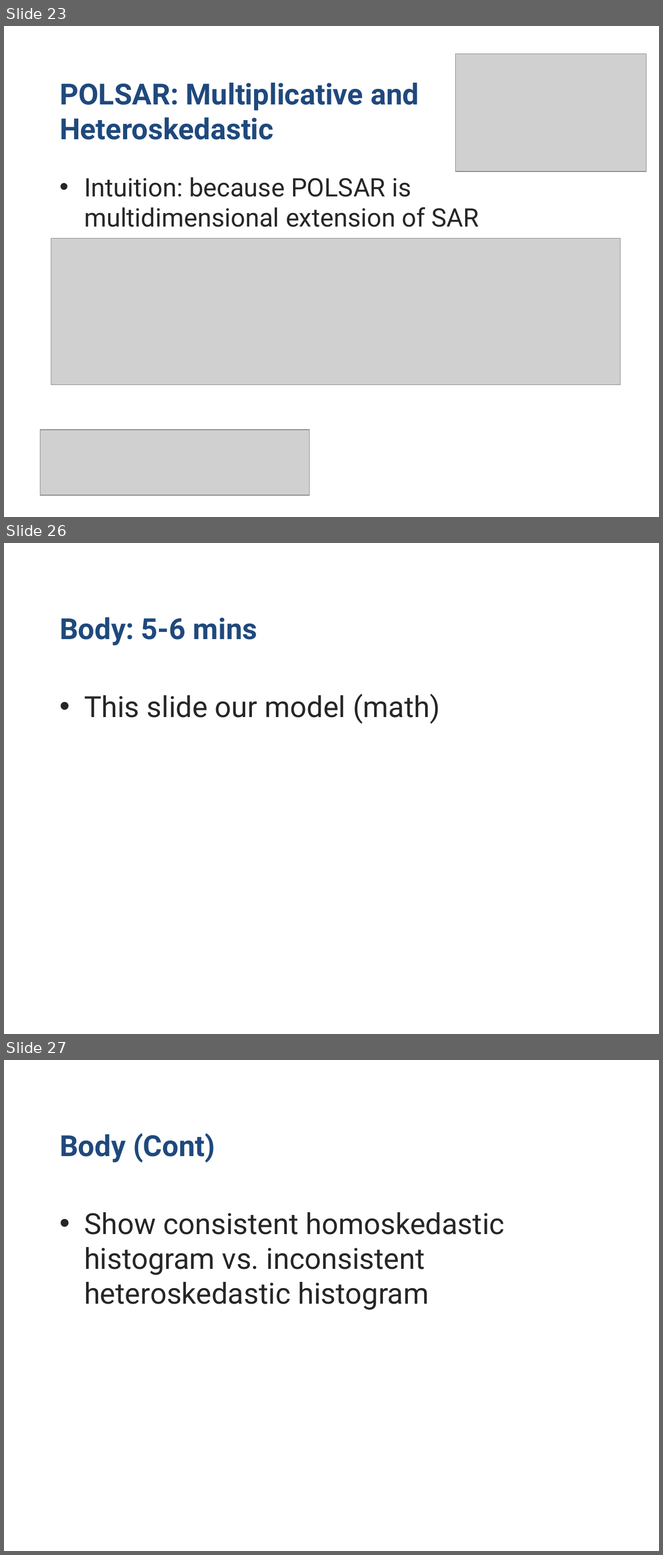
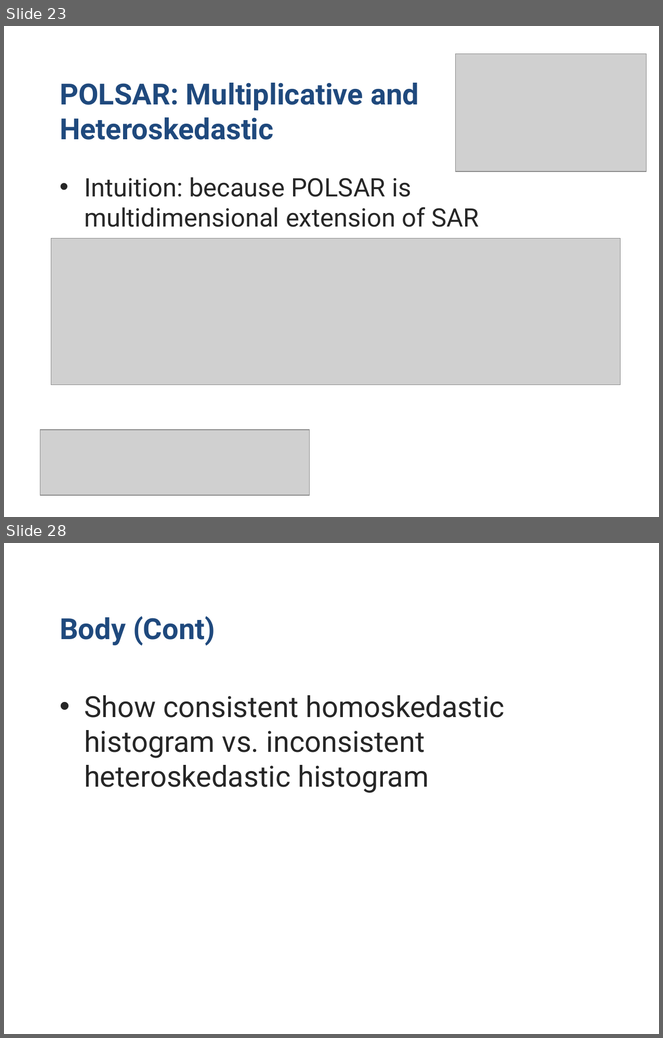
Before and after one commit to stivo-suong/thesis-latex-dev, a slide deck: oral_defense/Scalar & Homoskedastic Models for SAR & POLSAR.pptx.ppt. Shown one above the other, each under a label of ours: slides 23, 26 and 27 before the commit, slides 23 and 28 after it; the slides between them are not shown. The pictures are 663x1555 and 663x1038 pixels, drawn with LibreOffice and Linux fonts; fonts in the diff are those of the drawing; grey boxes stand for pictures; background and template pictures are left out. Boxes give left, top, right and bottom in pixels: in the first picture for what was removed or moved away, otherwise in the second. Text is boxed around its words. In the diff, an @@ line names an element or a change of style, - is before the commit and + after.

```diff
--- a/oral_defense/Scalar & Homoskedastic Models for SAR & POLSAR.pptx.ppt
+++ b/oral_defense/Scalar & Homoskedastic Models for SAR & POLSAR.pptx.ppt
@@ slide 26 removed at <box>4,543,659,1034</box>, background #FFFFFF @@
@@ title removed at <box>60,617,257,645</box> @@
-Body: 5-6 mins
@@ text removed at <box>84,694,440,724</box> @@
-• This slide our model (math)
@@ what was slide 27 is now slide 28 @@
```
Also in this commit, not shown: 1 slide changed, 3 slides added, 1 other slide removed.
